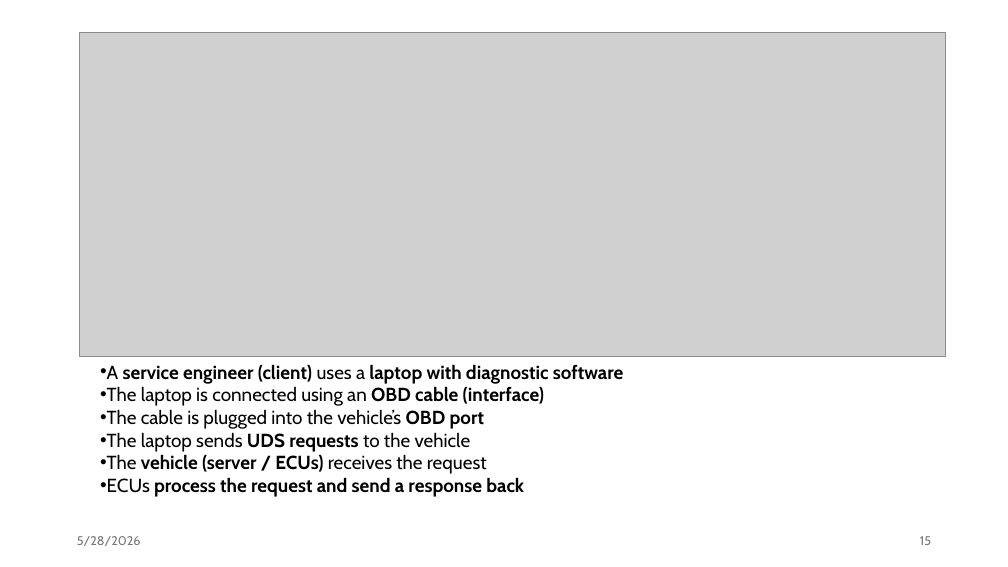
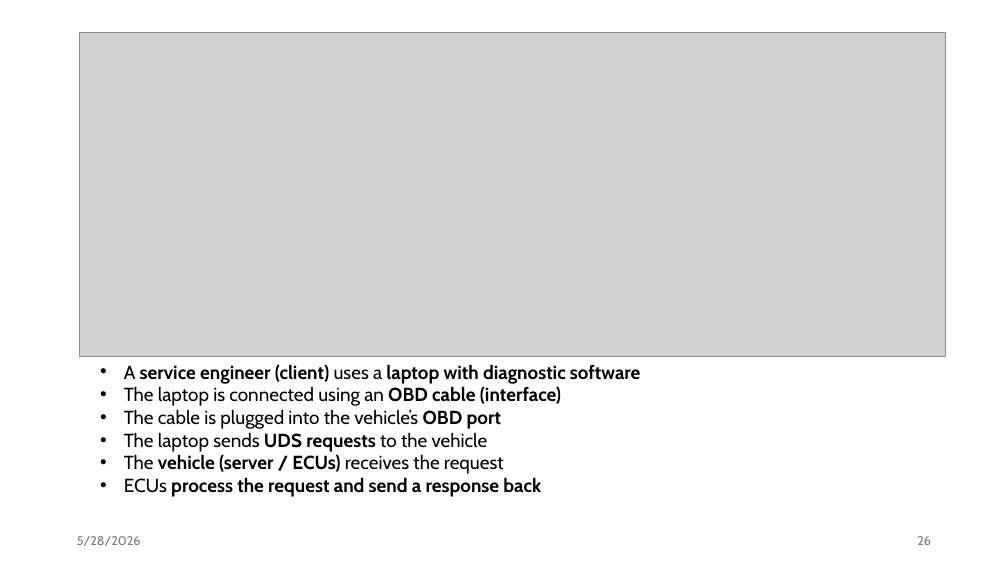
Before and after one commit to monalsutar/PPT, a slide deck: slide 26 of Automotive_Protocols.pptx (slide 15 before the commit). Drawn at 1008x567 pixels with LibreOffice and Linux fonts; fonts in the diff are those of the drawing; grey boxes stand for pictures. Boxes give left, top, right and bottom in pixels: in the first picture for what was removed or moved away, otherwise in the second. Text is boxed around its words. In the diff, an @@ line names an element or a change of style, - is before the commit and + after.

```diff
--- a/Automotive_Protocols.pptx
+++ b/Automotive_Protocols.pptx
@@ text "A service engineer (client) uses ..." at box(124, 364, 640, 497): indent changed @@
@@ page number at box(917, 536, 931, 545): text changed @@
-15
+26
```
Also in this commit, not shown: 3 other slides changed, 11 slides added, 1 other file.
